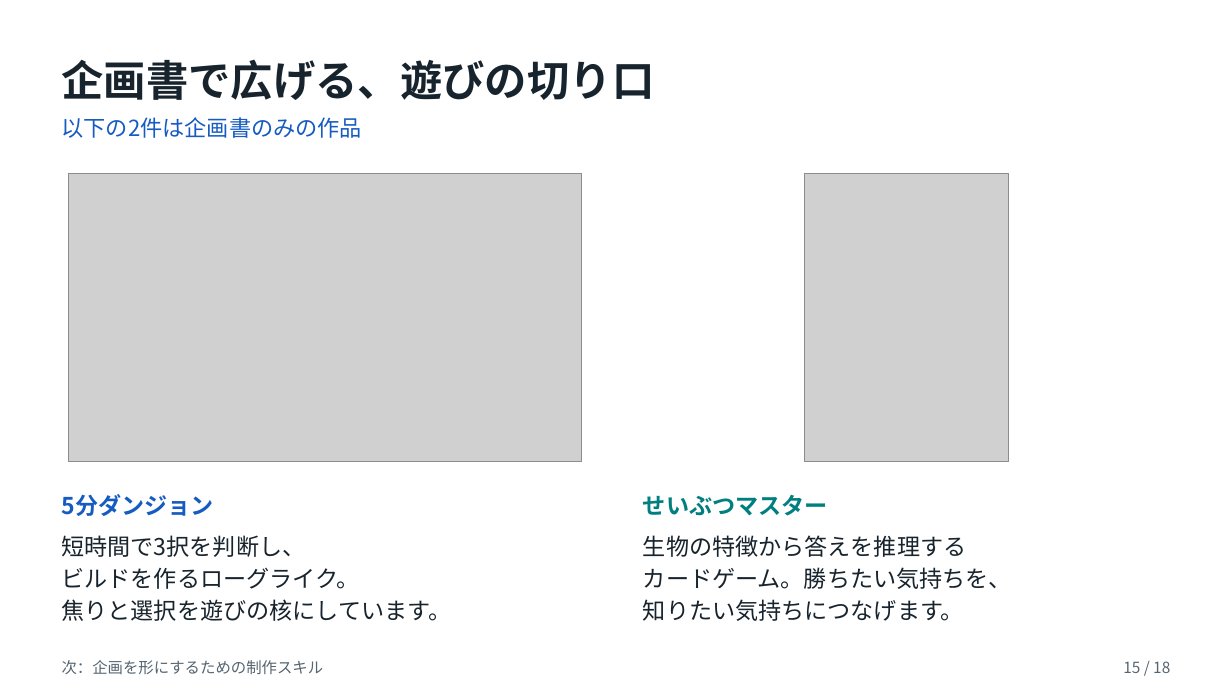
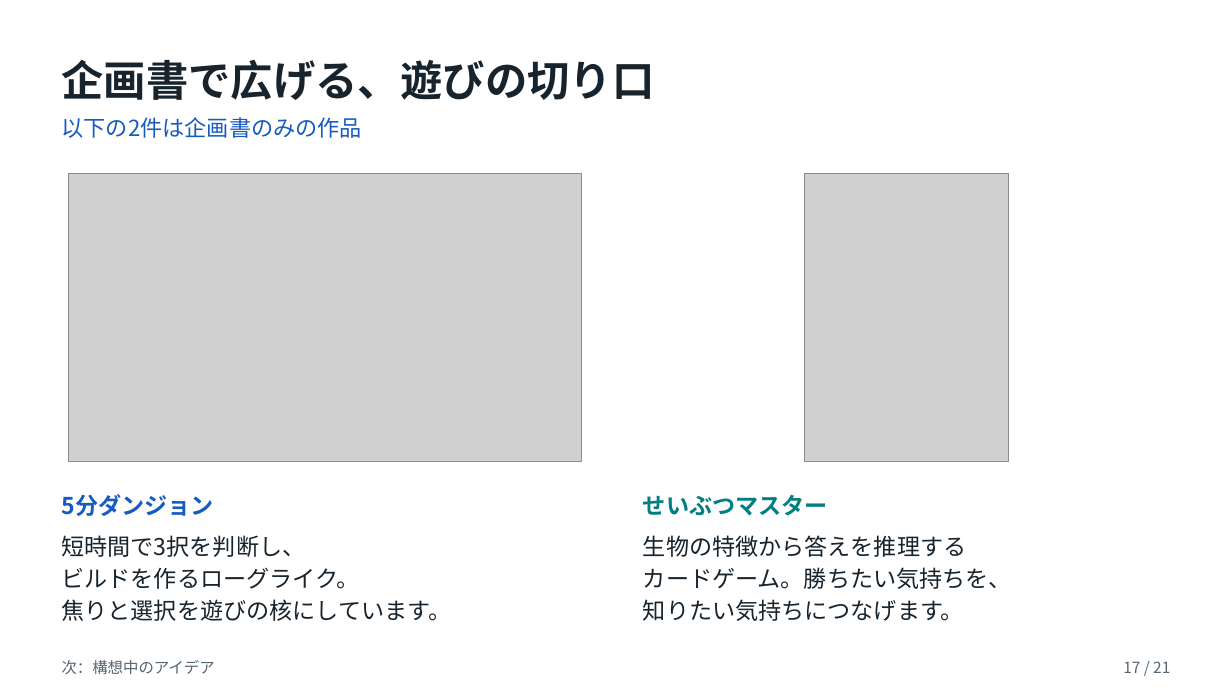
Before and after one commit to kuon-haruto/portfolio, a slide deck: slide 17 of documents/portfolio/島本善太_ポートフォリオ.pptx (slide 15 before the commit). Drawn at 1232x693 pixels with LibreOffice and Linux fonts; fonts in the diff are those of the drawing; grey boxes stand for pictures. Boxes give left, top, right and bottom in pixels: in the first picture for what was removed or moved away, otherwise in the second. Text is boxed around its words. In the diff, an @@ line names an element or a change of style, - is before the commit and + after.

```diff
--- a/documents/portfolio/島本善太_ポートフォリオ.pptx
+++ b/documents/portfolio/島本善太_ポートフォリオ.pptx
@@ text at box(62, 660, 215, 674): text changed @@
-次：企画を形にするための制作スキル
+次：構想中のアイデア
@@ text at box(1123, 661, 1170, 673): text changed @@
-15 / 18
+17 / 21
```
Also in this commit, not shown: 17 other slides changed, 3 slides added, 3 other files.
